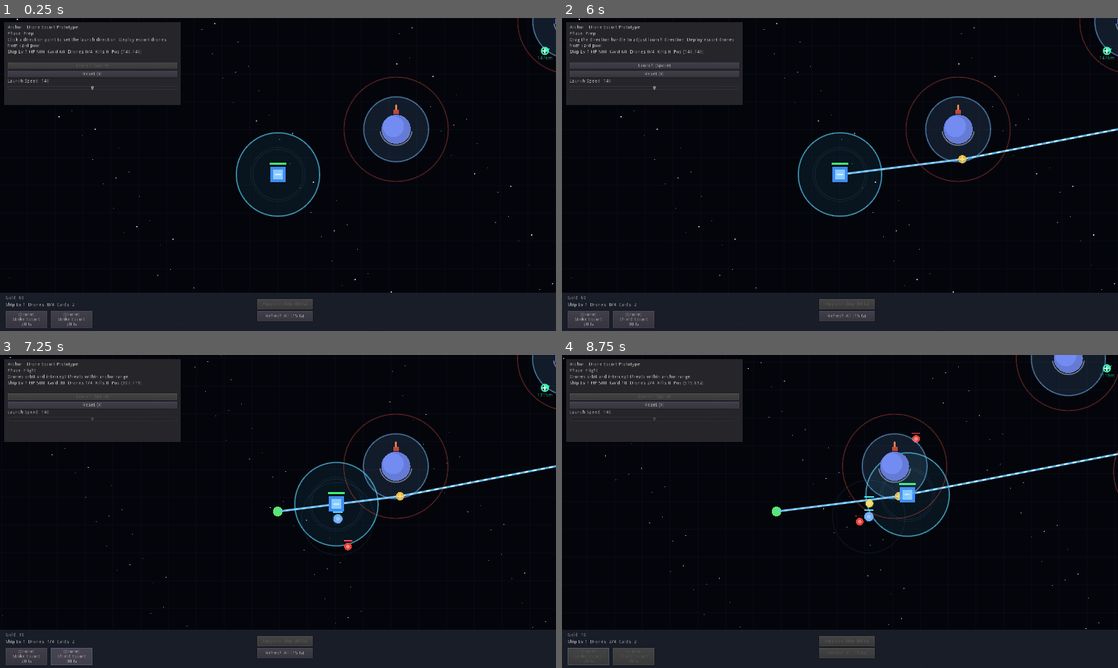
Above: before the commit, frames 1-4 (two rows, left to right).
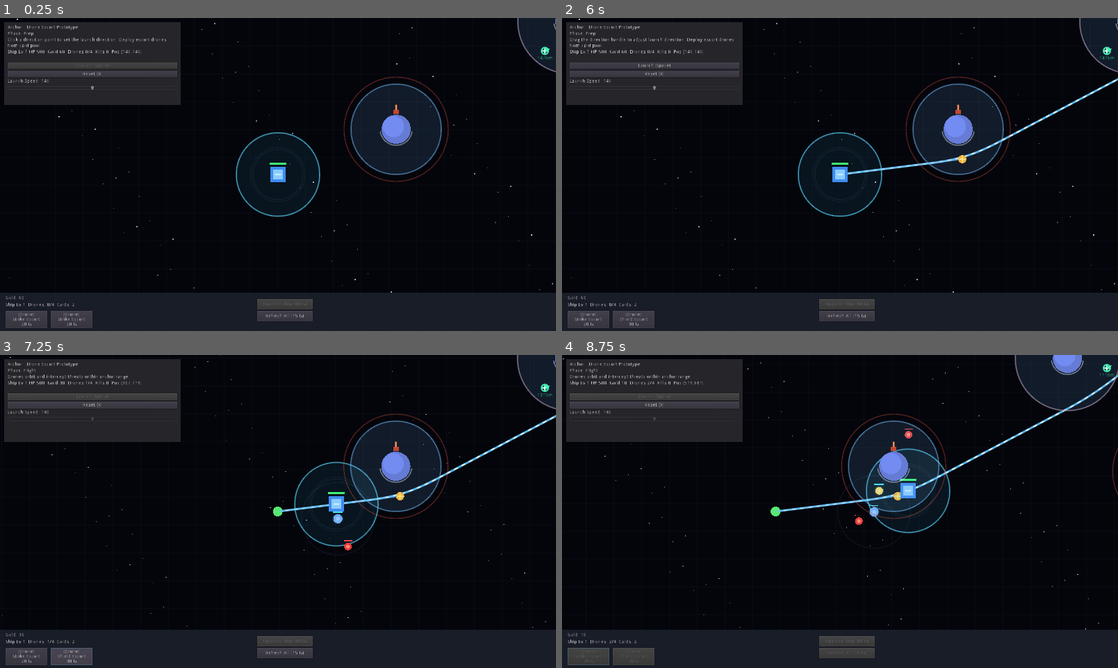
Above: after the commit, the same moments.

Repository: fingertip123/CGJ2026
Game: Godot game, scene res://scenes/Main.tscn
Two runs of this game, one before a commit and one after it. Both use one fixed random seed, a clock stepped at 60 frames per second and the inputs below.
Inputs (mouse positions are in pixels of both pictures, inside the frame that each line leads up to):
- Up to frame 1 (0.25 s): no input
- Up to frame 2 (6 s): click "[Drone] Strike Escort 20 G" at 0.5 s; click "[Drone] Beam Escort 25 G" at 1.25 s; click "Refresh All (15 G)" at 2 s; click "Reset (R)" at 2.75 s; click "[Drone] Strike Escort 20 G" at 3.5 s; click "[Drone] Beam Escort 25 G" at 4.25 s; click "Refresh All (15 G)" at 5 s; tap A at 5.75 s; move the mouse to (962, 158) at 5.77 s; tap R at 5.85 s; click (962, 158) at 5.92 s
- Up to frame 3 (7.25 s): tap Space at 6.02 s; click "[Drone] Shield Escort 30 G" at 6.5 s
- Up to frame 4 (8.75 s): click "[Drone] Strike Escort 20 G" at 7.25 s; drag from (728, 527) to (812, 574) at 8.02 s

The runs differ from the first frame. In frame 1, 2.5% of the frame differs, in the area x 63-100%, y 0-51%; in frame 2, 2.9%; in frame 3, 2.9%; in frame 4, 4.8%, in the area x 0-100%, y 0-88%.

Commit message:
[feature] 更新引力计算

Diff:
--- a/scenes/Main.tscn
+++ b/scenes/Main.tscn
@@ -47,19 +47,16 @@
 
 [node name="Planet" parent="Planets" instance=ExtResource( 7 )]
 position = Vector2( 480, 610 )
-nGravityRadius = 93.3333
-nGravityStrength = 360.0
+nGravityRadius = 130.0
 
 [node name="Planet2" parent="Planets" instance=ExtResource( 7 )]
 position = Vector2( 980, 300 )
-nGravityRadius = 106.667
-nGravityStrength = 390.0
+nGravityRadius = 150.0
 
 [node name="Planet3" parent="Planets" instance=ExtResource( 7 )]
 position = Vector2( 1260, 625 )
 nPlanetRadius = 11.3333
-nGravityRadius = 80.0
-nGravityStrength = 300.0
+nGravityRadius = 110.0
 
 [node name="Planet4" parent="Planets" instance=ExtResource( 7 )]
 position = Vector2( 1591, 8 )
--- a/scripts/planet.gd
+++ b/scripts/planet.gd
@@ -2,8 +2,9 @@
 extends Node2D
 
 export(float) var nPlanetRadius = 14.0 setget SetPlanetRadius
-export(float) var nGravityRadius = 60.0 setget SetGravityRadius
-export(float) var nGravityStrength = 280.0
+export(float) var nGravityRadius = 120.0 setget SetGravityRadius
+export(float) var nPlanetMass = 360000.0
+export(float) var nMinGravityDistance = 12.0
 export(bool) var bHasDefenseTower = true setget SetHasDefenseTower
 export(float) var nDefenseRange = 50.0 setget SetDefenseRange
 export(float) var nDefenseDamage = 10.0
@@ -48,12 +49,19 @@
 
 func GetGravityAcceleration(vWorldPos: Vector2) -> Vector2:
     var vToPlanet = global_position - vWorldPos
-    var nDist = vToPlanet.length()
-    if nDist <= 0.001 or nDist > nGravityRadius:
+    var nDistSq = vToPlanet.length_squared()
+    var nMaxDistSq = nGravityRadius * nGravityRadius
+    if nDistSq >= nMaxDistSq or nDistSq <= 0.001:
         return Vector2.ZERO
 
-    var nFalloff = 1.0 - clamp(nDist / nGravityRadius, 0.0, 1.0)
-    return vToPlanet.normalized() * nGravityStrength * nFalloff
+    var nMinDist = max(nPlanetRadius, nMinGravityDistance)
+    var nSafeDistSq = max(nDistSq, nMinDist * nMinDist)
+    var nAccel = nPlanetMass / nSafeDistSq
+    return vToPlanet.normalized() * nAccel
+
+func GetCircularOrbitSpeed(nOrbitRadius: float) -> float:
+    var nRadius = clamp(nOrbitRadius, nMinGravityDistance, nGravityRadius)
+    return sqrt(nPlanetMass / nRadius)
 
 func _process(delta: float) -> void:
     if Engine.editor_hint:
--- a/scripts/route_manager.gd
+++ b/scripts/route_manager.gd
@@ -4,10 +4,12 @@
 
 export(Vector2) var vStart = Vector2(140, 740)
 export(Vector2) var vDirectionHandle = Vector2(360, 650)
-export(int) var nGravityPreviewSteps = 360
-export(float) var nGravityPreviewDelta = 0.05
+export(int) var nGravityPreviewSteps = 1500
+export(float) var nGravityPreviewDelta = 0.03
 export(float) var nPreviewLaunchSpeed = 140.0
 export(Rect2) var oEditBounds = Rect2(Vector2.ZERO, Vector2(1600, 790))
+export(Rect2) var oPreviewBounds = Rect2(-600, -600, 2800, 2100)
+export(float) var nPreviewMaxDistance = 6000.0
 export(float) var nHandleRadius = 12.0
 export(float) var nMinDirectionLength = 32.0
 
@@ -147,7 +149,9 @@
         vVelocity += GetGravityAcceleration(vPos) * nGravityPreviewDelta
         vPos += vVelocity * nGravityPreviewDelta
         vPoints.append(vPos)
-        if not oEditBounds.has_point(vPos):
+        if not oPreviewBounds.has_point(vPos):
+            break
+        if vStart.distance_to(vPos) >= nPreviewMaxDistance:
             break
 
     return vPoints
